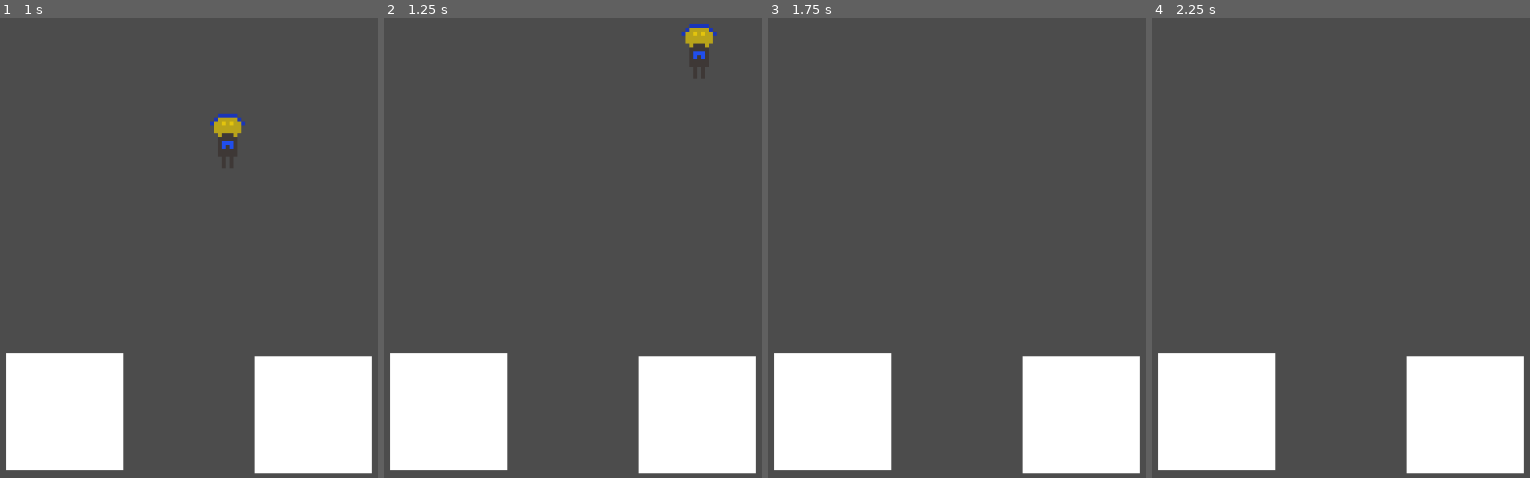
Above: before the commit, frames 1-4 (left to right).
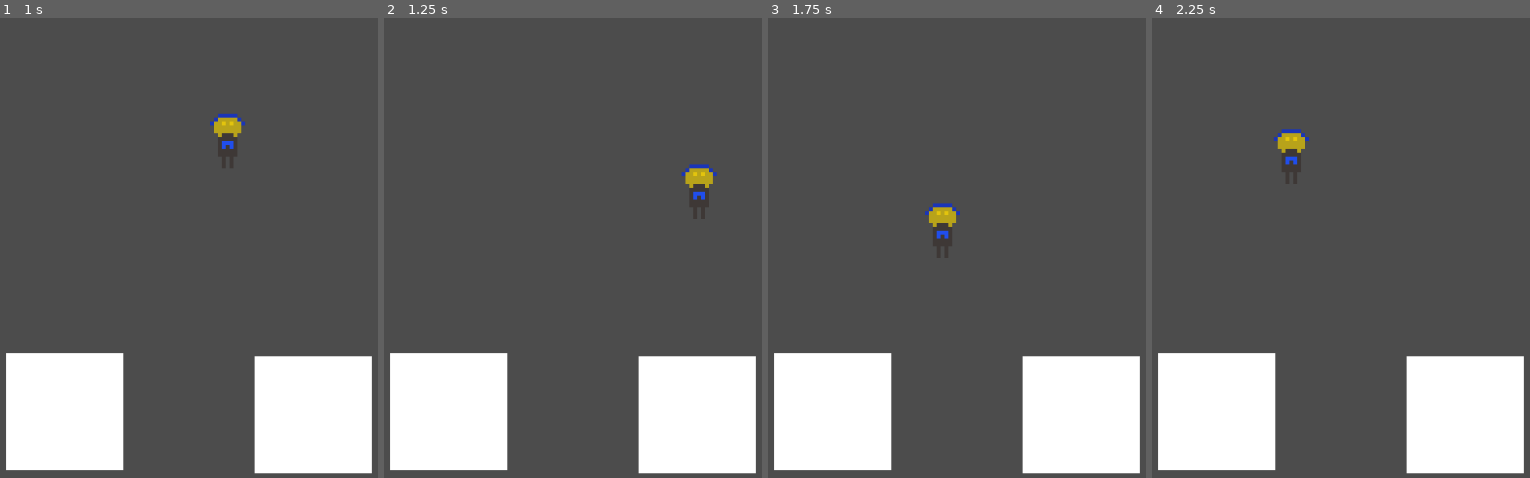
Above: after the commit, the same moments.

Repository: Lorem-Ipsum-Server-Place/GMTK2021-Game
Game: Godot game, scene res://Level.tscn
The game is run twice, just before and just after one commit, with the same random seed, the same clock (stepped at 60 frames per second) and the same inputs.
Inputs:
- Up to frame 1 (1 s): tap Enter at 0.5 s; hold D (game_right) from 0.53 s (still down); tap Space (game_jump) at 0.6, 0.77 s
- Up to frame 2 (1.25 s): keep holding D (game_right); tap Space (game_jump) at 1.07 s
- Up to frame 3 (1.75 s): release D (game_right) at 1.28 s; hold A (game_left) from 1.28 s (still down); tap Space (game_jump) at 1.35, 1.52 s
- Up to frame 4 (2.25 s): tap Space (game_jump) at 1.82, 2.1 s; release A (game_left) at 2.03 s; hold D (game_right) from 2.03 s (still down)

Frame 1 is identical in both runs. In frame 2, 0.8% of the frame differs, in the area x 78-89%, y 1-40%; in frame 3, 0.4%; in frame 4, 0.4%.

Commit message:
Add comments and double jump

Diff:
--- a/Player.gd
+++ b/Player.gd
@@ -9,6 +9,7 @@
 
 const PLAYER_MOVE_SPEED = 450
 const PLAYER_JUMP_VELOCITY = 1000
+const PLAYER_JUMP_COUNT = 2
 
 const GRAVITY = 60
 
@@ -23,17 +24,20 @@
 #	pass
 
 func get_inputs():
+	# If either direction is pressed, figure out which way we're going
 	if Input.is_action_pressed("game_left") or Input.is_action_pressed("game_right"):
 		if Input.is_action_pressed("game_left") and not Input.is_action_pressed("game_right"):
 			player_velocity.x = -PLAYER_MOVE_SPEED
 		elif Input.is_action_pressed("game_right") and not Input.is_action_pressed("game_left"):
 			player_velocity.x = PLAYER_MOVE_SPEED
+	# otherwise cancel our movement
 	else:
 		player_velocity.x = 0
 
+	# If we have any jumps left, set our vertical jump velocity so we go up
 	if Input.is_action_just_pressed("game_jump") and jump_count > 0:
 		player_velocity.y = -PLAYER_JUMP_VELOCITY
-		#jump_count -= 1
+		jump_count -= 1
 
 	player_velocity.y += GRAVITY
 
@@ -41,4 +45,10 @@
 func _physics_process(delta):
 	get_inputs()
 
+	var player_vertical_speed = player_velocity.y
+
 	player_velocity = move_and_slide(player_velocity)
+
+	# If our vertical velocity has changed then we've probably hit the ground
+	if player_velocity.y != player_vertical_speed and player_vertical_speed > 0:
+		jump_count = PLAYER_JUMP_COUNT
